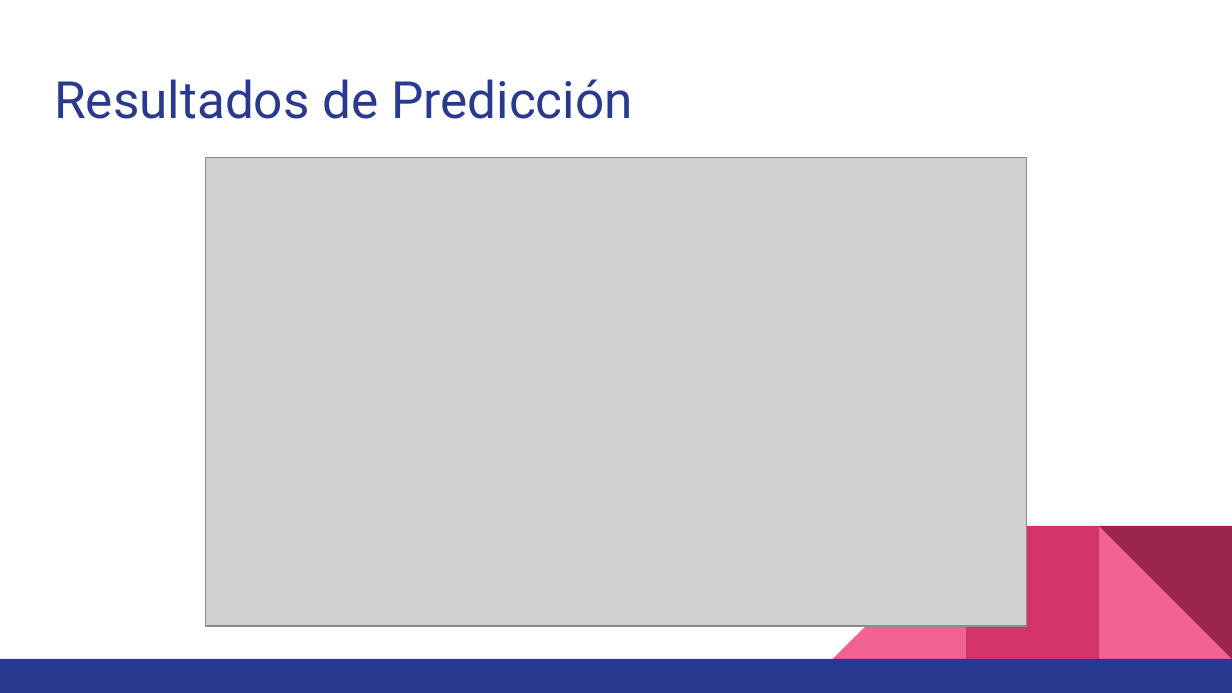
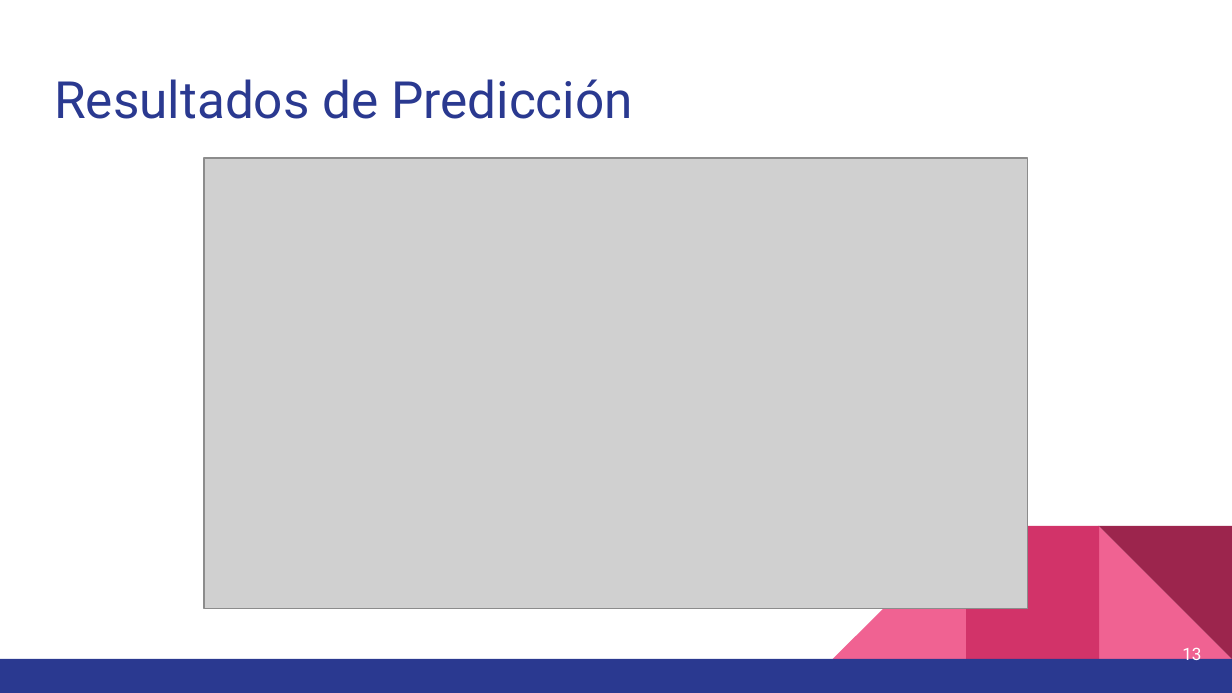
Before and after one commit to OscarAnCorzo/SimulacionMercadoAgricola, a slide deck: slide 13 of ProyFinalSimulation.pptx (slide 8 before the commit). Drawn at 1232x693 pixels with LibreOffice and Linux fonts; fonts in the diff are those of the drawing; grey boxes stand for pictures. Boxes give left, top, right and bottom in pixels: in the first picture for what was removed or moved away, otherwise in the second. Text is boxed around its words. In the diff, an @@ line names an element or a change of style, - is before the commit and + after.

```diff
--- a/ProyFinalSimulation.pptx
+++ b/ProyFinalSimulation.pptx
@@ picture: place and size @@
-picture at <box>206,158,1027,626</box>
+picture at <box>205,158,1029,609</box>
@@ page number added at <box>1182,647,1201,665</box>, 10 pt, text #FFFFFF @@
+13
```
Also in this commit, not shown: 15 other slides changed, 2 slides added, 2 other files.
